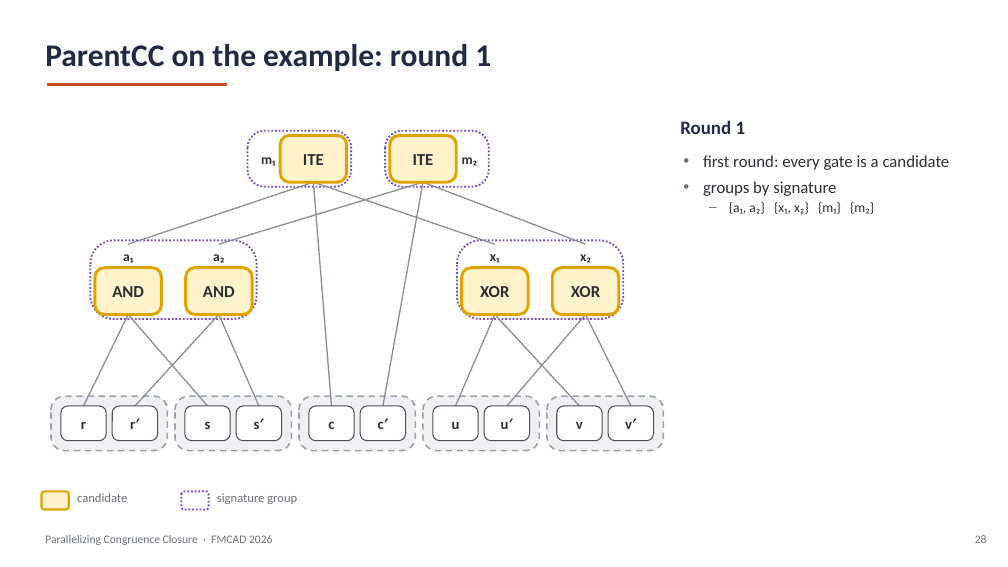
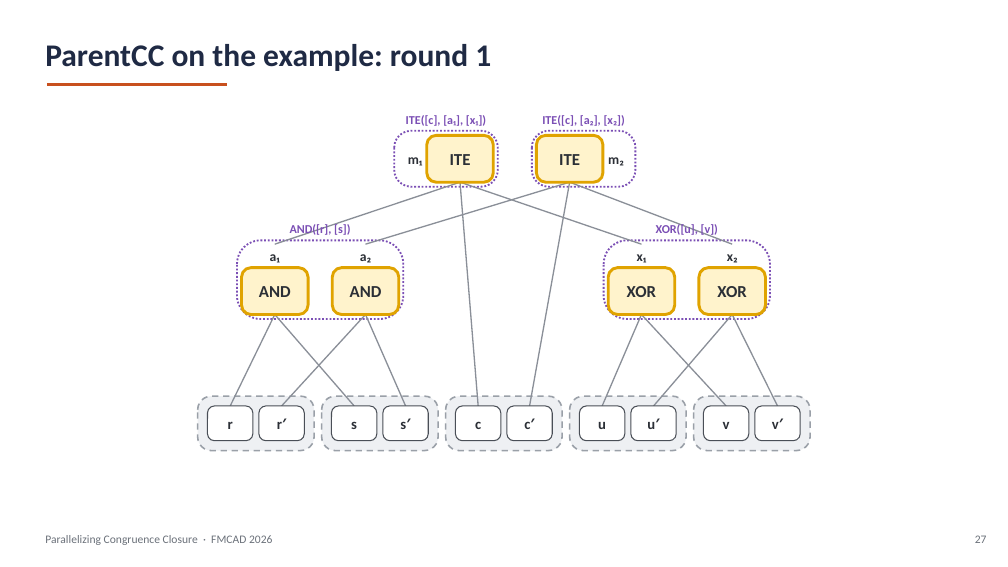
Before and after one commit to amarshah1/parallelcc-paper, a slide deck: slide 27 of slides/parallelcc-part1.pptx (slide 28 before the commit). Drawn at 1008x567 pixels with LibreOffice and Linux fonts; fonts in the diff are those of the drawing. Boxes give left, top, right and bottom in pixels: in the first picture for what was removed or moved away, otherwise in the second. Text is boxed around its words. In the diff, an @@ line names an element or a change of style, - is before the commit and + after.

```diff
--- a/slides/parallelcc-part1.pptx
+++ b/slides/parallelcc-part1.pptx
@@ text added at (406,115,486,126), 11.5 pt, text #7B4FB5, bold @@
+ITE([c], [a₁], [x₁])
@@ text added at (542,115,625,126), 11.5 pt, text #7B4FB5, bold @@
+ITE([c], [a₂], [x₂])
@@ text "m₂": place and size @@
-text "m₂" at (462,157,478,166)
+text "m₂" at (608,157,624,166)
@@ text removed at (680,120,746,134) @@
-Round 1
@@ text removed at (703,155,950,214) @@
-• first round: every gate is a candidate
-• groups by signature
-– {a₁, a₂} {x₁, x₂} {m₁} {m₂}
@@ text added at (290,223,350,237), 11.5 pt, text #7B4FB5, bold @@
+AND([r], [s])
@@ text added at (656,223,718,237), 11.5 pt, text #7B4FB5, bold @@
+XOR([u], [v])
@@ 24 rounded rectangles, 14 lines, 5 texts: place and size @@
-24 rounded rectangles, 14 lines, 5 texts at (51,131,663,451)
+24 rounded rectangles, 14 lines, 5 texts at (198,131,811,451)
@@ rounded rectangle "r": place and size @@
-rounded rectangle "r" at (60,406,106,441)
+rounded rectangle "r" at (208,406,253,441)
@@ rounded rectangle removed at (42,492,69,510) @@
@@ text removed at (77,493,127,502) @@
-candidate
@@ rounded rectangle removed at (181,492,209,510) @@
@@ text removed at (217,493,297,504) @@
-signature group
@@ text at (975,535,987,543): text changed @@
-28
+27
```
Also in this commit, not shown: 23 other slides changed, 3 slides removed, 1 other file.
